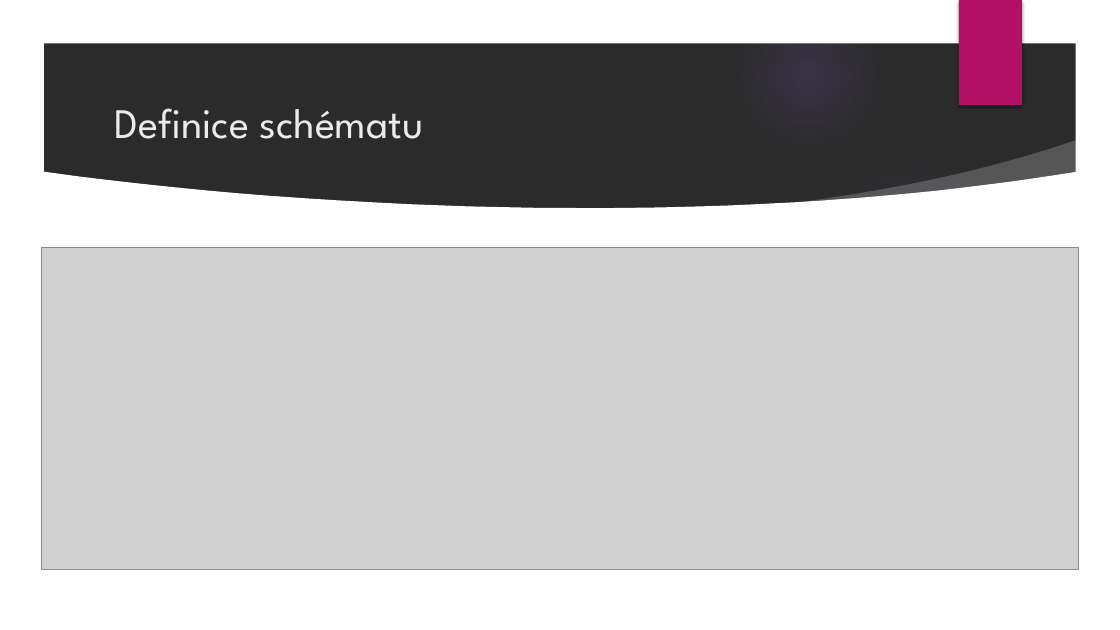
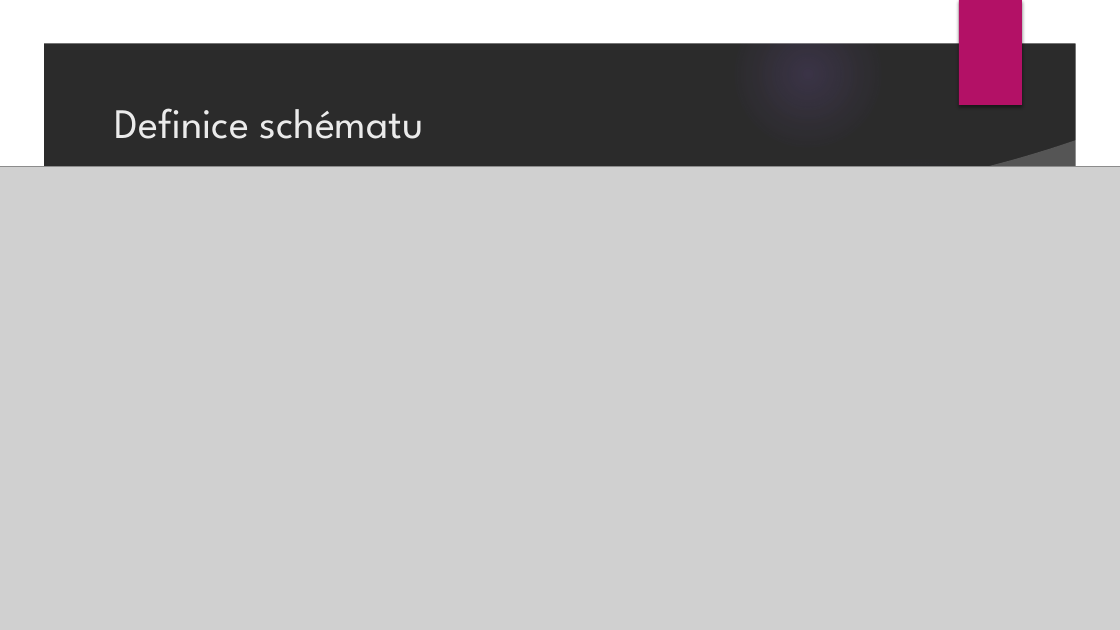
Before and after one commit to milan252525/SurrealDB, a slide deck: slide 14 of surrealdb.pptx (slide 11 before the commit). Drawn at 1120x630 pixels with LibreOffice and Linux fonts; fonts in the diff are those of the drawing; grey boxes stand for pictures; background and template pictures are left out; a plain dark background stands for a picture behind light text. Boxes give left, top, right and bottom in pixels: in the first picture for what was removed or moved away, otherwise in the second. Text is boxed around its words. In the diff, an @@ line names an element or a change of style, - is before the commit and + after.

Commit message:
Presentation

```diff
--- a/surrealdb.pptx
+++ b/surrealdb.pptx
@@ picture: place and size @@
-picture at (42,248,1079,570)
+picture at (0,166,1120,630)
@@ group removed at (0,171,1078,630): 3 ellipses, 1 freeform shape @@
```
Also in this commit, not shown: 2 other slides changed, 12 slides added, 1 slide removed.
